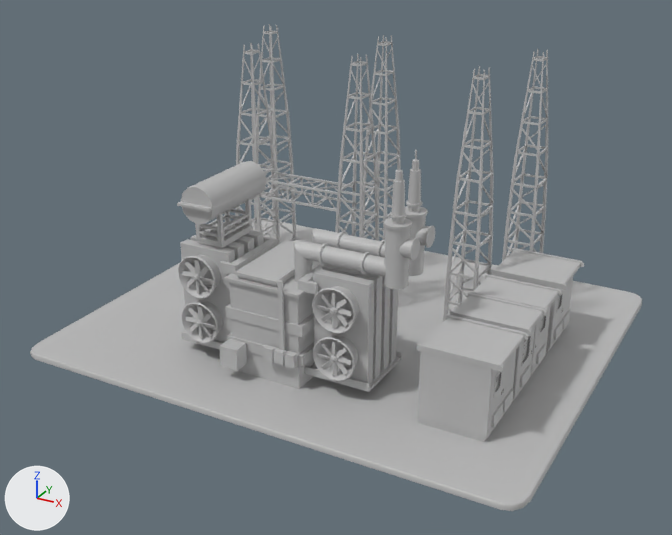
An edit to the FBX model web/public/model/Area_A.fbx, drawn before and after from the same camera.
Before and after are seen from a camera (50 mm lens) standing at (0.429, -0.982, 0.589) and looking at (-0.107, -0.007, 0.101). Arrows for +X, +Y and +Z are at lower left; the lights stay in place. Where no turn or scale is listed for an object, it has been applied to the vertices.

Before the edit, the objects in view are built like this:
```python
mat_basecolor = principled_material('basecolor')
mat_basecolor.base_color = (0.5, 0.5, 0.5)  # grey #bcbcbc
me_mesh = bpy.data.meshes.new('Mesh')
me_mesh.from_pydata(...)  # 6828 vertices, 5059 faces; spans x -0.335..0.335, y -0.281..0.281, z -0.18..0.18
# faces by material slot: [3149, 248, 1662]
me_mesh.materials.append(mat_basecolor)  # grey #bcbcbc
me_mesh.materials.append(mat_lambert2)  # grey #888888
me_mesh.materials.append(mat_standardsurface1)  # grey #bcbcbc
ob_polysurface47 = bpy.data.objects.new('polySurface47', me_mesh)
ob_polysurface47.location = (-0.103, 0.034, 0.178)
```
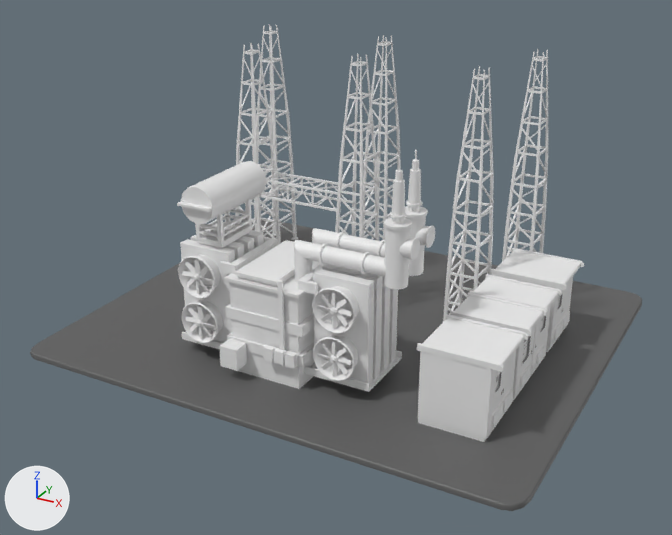
Changed parts and their boxes [x1, y1, x2, y2] in the pictures (672 x 535 px):
'polySurface47', recoloured, surface changed
    both: [30, 24, 642, 511]
part 1 of me_mesh, recoloured
    both: [30, 220, 642, 511]
part 2 of me_mesh, recoloured (grey to white)
    both: [177, 150, 435, 381]

The change, as a list of edits to the scene's bpy script:
```text
Change mat_basecolor:
    mat_basecolor.base_color: (0.5, 0.5, 0.5) -> (0.845, 0.845, 0.845)  # grey #bcbcbc -> white #ededed
Add mat_lambert1:
    mat_lambert1 = principled_material('lambert1')
    mat_lambert1.base_color = (0.114, 0.114, 0.114)  # dark grey #5f5f5f
Change me_mesh:
    where me_mesh.from_pydata(...)  # 6828 vertices, 5059 faces; spans x -0.335..0.335, y -0.281..0.281, z -0.18..0.18
    used by ob_polysurface47; location = (-0.103, 0.034, 0.178)
    me_mesh part 1: 34 faces spanning x -0.335..0.335, y -0.281..0.281, z -0.179..-0.173 switch from mat_basecolor (grey #bcbcbc) to mat_lambert1 (dark grey #5f5f5f)
    me_mesh part 2: 1662 faces spanning x -0.144..0.156, y -0.195..-0.062, z -0.147..0.119 switch from mat_standardsurface1 (grey #bcbcbc) to mat_basecolor (white #ededed)
```
